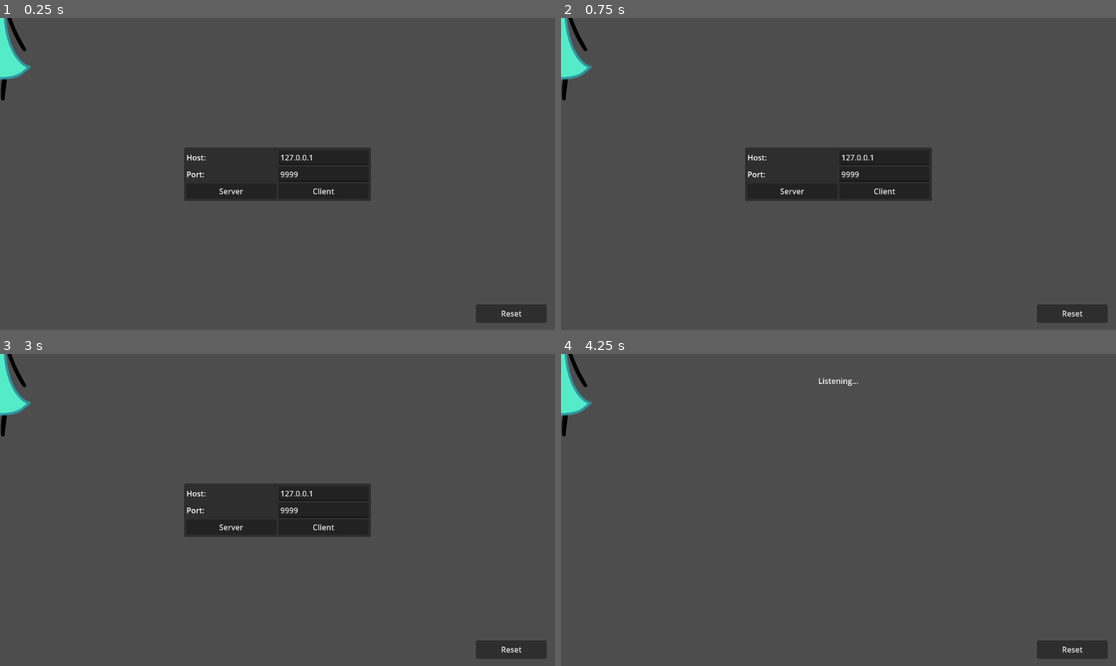
Above: before the commit, frames 1-4 (two rows, left to right).
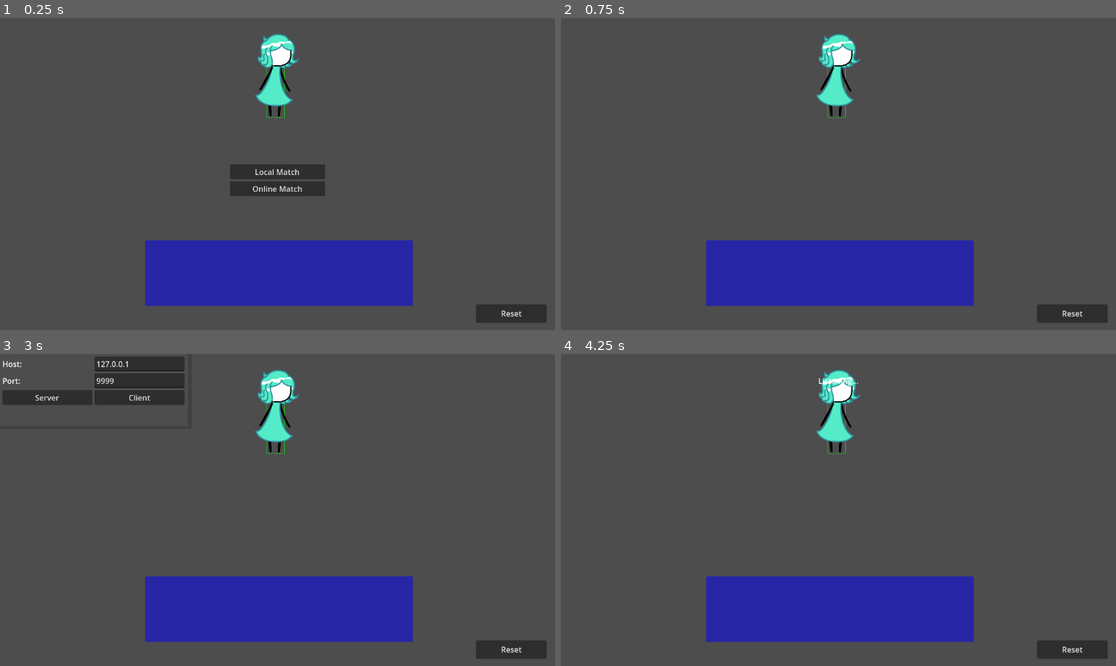
Above: after the commit, the same moments.

Repository: Patotatoman27/paperSlash
Game: Godot game, scene res://Scenes/MainGame/main.tscn
The game is run twice, just before and just after one commit, with the same random seed, the same clock (stepped at 60 frames per second) and the same inputs.
Inputs (mouse positions are in pixels of both pictures, inside the frame that each line leads up to):
- Up to frame 1 (0.25 s): no input
- Up to frame 2 (0.75 s): click (838, 170) at 0.5 s, where only the run after the commit has a clickable "Local Match"
- Up to frame 3 (3 s): click (321, 525) at 1.25 s, where only the run before the commit has a clickable "Client"; click "Reset" at 2 s; click (277, 525) at 2.75 s, where only the run after the commit has a clickable "Online Match"
- Up to frame 4 (4.25 s): click "Server" at 3.5 s

The runs differ from the first frame. In frame 1, 16% of the frame differs, in the area x 0-75%, y 0-93%; in frame 2, 18%; in frame 3, 20%; in frame 4, 12%.

Commit message:
Stage Collisions + Gravedad Fija

Diff:
--- a/Scenes/Characters/Mint.tscn
+++ b/Scenes/Characters/Mint.tscn
@@ -62,9 +62,18 @@
 "speed": 5.0
 }]
 
+[sub_resource type="RectangleShape2D" id="RectangleShape2D_gemsn"]
+size = Vector2(73, 267)
+
 [node name="Player1" type="Node2D" groups=["network_sync"]]
 script = ExtResource("1_gemsn")
 
 [node name="AnimatedSprite2D" type="AnimatedSprite2D" parent="."]
 sprite_frames = SubResource("SpriteFrames_hqk5u")
 animation = &"Idle"
+metadata/_edit_lock_ = true
+
+[node name="CollisionBox" type="CollisionShape2D" parent="."]
+visible = false
+position = Vector2(-7.5, 41.5)
+shape = SubResource("RectangleShape2D_gemsn")
--- a/Scenes/MainGame/main.tscn
+++ b/Scenes/MainGame/main.tscn
@@ -1,6 +1,7 @@
-[gd_scene load_steps=3 format=3 uid="uid://wmw35wk4nw7w"]
+[gd_scene load_steps=4 format=3 uid="uid://wmw35wk4nw7w"]
 
 [ext_resource type="Script" uid="uid://d03akmlnlji6i" path="res://Scripts/Main/main.gd" id="1_2peg6"]
+[ext_resource type="Script" uid="uid://dt81i7ucl0676" path="res://Scripts/Stages/test_stage_realTest.gd" id="2_6q51q"]
 [ext_resource type="PackedScene" uid="uid://rkdbyryukypr" path="res://Scenes/Characters/Mint.tscn" id="2_ohob2"]
 
 [node name="Main" type="Node"]
@@ -8,21 +9,37 @@
 
 [node name="CanvasLayer" type="CanvasLayer" parent="."]
 
-[node name="MainPanel" type="PanelContainer" parent="CanvasLayer"]
+[node name="MainMenu" type="VBoxContainer" parent="CanvasLayer"]
 anchors_preset = 8
 anchor_left = 0.5
 anchor_top = 0.5
 anchor_right = 0.5
 anchor_bottom = 0.5
-offset_left = -194.0
-offset_top = -55.5
-offset_right = 194.0
-offset_bottom = 55.5
+offset_left = -99.0
+offset_top = -20.0
+offset_right = 99.0
+offset_bottom = 46.0
 grow_horizontal = 2
 grow_vertical = 2
 
+[node name="Singleplayer" type="Button" parent="CanvasLayer/MainMenu"]
+layout_mode = 2
+size_flags_horizontal = 3
+text = "Local Match"
+
+[node name="Online" type="Button" parent="CanvasLayer/MainMenu"]
+layout_mode = 2
+size_flags_horizontal = 3
+text = "Online Match"
+
+[node name="MainPanel" type="Window" parent="CanvasLayer"]
+oversampling_override = 1.0
+size = Vector2i(390, 150)
+visible = false
+
 [node name="MarginContainer" type="MarginContainer" parent="CanvasLayer/MainPanel"]
-layout_mode = 2
+offset_right = 388.0
+offset_bottom = 111.0
 theme_override_constants/margin_left = 5
 theme_override_constants/margin_top = 5
 theme_override_constants/margin_right = 5
@@ -84,10 +101,22 @@
 
 [node name="World" type="Node2D" parent="."]
 
+[node name="Stage" type="Node2D" parent="World"]
+
+[node name="TestStage" type="Node2D" parent="World/Stage"]
+script = ExtResource("2_6q51q")
+
 [node name="Player1" parent="World" instance=ExtResource("2_ohob2")]
+position = Vector2(0, -410)
 
 [node name="Player2" parent="World" instance=ExtResource("2_ohob2")]
+position = Vector2(0, -410)
 
+[node name="Camera2D" type="Camera2D" parent="World"]
+zoom = Vector2(0.5, 0.5)
+
+[connection signal="pressed" from="CanvasLayer/MainMenu/Singleplayer" to="." method="_on_singleplayer_pressed"]
+[connection signal="pressed" from="CanvasLayer/MainMenu/Online" to="." method="_on_online_pressed"]
 [connection signal="pressed" from="CanvasLayer/MainPanel/MarginContainer/Panel/ServerButton" to="." method="_on_server_button_pressed"]
 [connection signal="pressed" from="CanvasLayer/MainPanel/MarginContainer/Panel/ClientButton" to="." method="_on_client_button_pressed"]
 [connection signal="pressed" from="CanvasLayer/Reset" to="." method="_on_reset_pressed"]
--- a/Scripts/Main/main.gd
+++ b/Scripts/Main/main.gd
@@ -1,7 +1,7 @@
 extends Node
 
 const LOGFILEDIRECTORY = "user://detailed_logs";
-var loggingEnabled := true;
+var loggingEnabled := false;
 
 @onready var host: LineEdit = $CanvasLayer/MainPanel/MarginContainer/Panel/Host
 @onready var port: LineEdit = $CanvasLayer/MainPanel/MarginContainer/Panel/Port
@@ -9,8 +9,9 @@
 @onready var clientButton: Button = $CanvasLayer/MainPanel/MarginContainer/Panel/ClientButton
 @onready var message: Label = $CanvasLayer/Message
 @onready var syncLabel: Label = $CanvasLayer/SyncLabel
-@onready var mainPanel: PanelContainer = $CanvasLayer/MainPanel
+@onready var mainPanel: Window = $CanvasLayer/MainPanel
 @onready var reset: Button = $CanvasLayer/Reset
+@onready var mainMenu: VBoxContainer = $CanvasLayer/MainMenu
 
 @onready var player1: Node2D = $"World/Player1"
 @onready var player2: Node2D = $"World/Player2"
@@ -119,7 +120,16 @@
 		multiplayer.multiplayer_peer = null
 	get_tree().reload_current_scene()
 
-func setup_match_for_replay(my_peer_id : int, peer_ids : Array, match_info: Dictionary):
+func setup_match_for_replay(_my_peer_id : int, _peer_ids : Array, _match_info: Dictionary):
 	print("Inicio de Replay")
+	mainMenu.visible = false;
 	mainPanel.visible = false;
 	reset.visible = false;
+
+
+func _on_singleplayer_pressed() -> void:
+	mainMenu.visible = false;
+
+func _on_online_pressed() -> void:
+	mainMenu.visible = false;
+	mainPanel.visible = true;
--- a/Scripts/Players/playerScript.gd
+++ b/Scripts/Players/playerScript.gd
@@ -1,6 +1,21 @@
 extends Node2D
 
-var speed := 8;
+@onready var stage: Node2D = $"../Stage/TestStage"
+
+var velocity : Vector2
+var grounded := false
+const gravity = 0.1
+var speed := 8
+
+# Constantes para el jugador
+const PLAYER_SIZE = Vector2(73, 267)
+const PLAYER_OFFSET = Vector2(-7.5, 41.5) # offset desde la posición real del nodo
+
+# Collision box
+var playerRect: Rect2
+
+func _ready():
+	_updatePlayerRect()
 
 func _get_local_input() -> Dictionary:
 	var inputVector = Input.get_vector("ui_left", "ui_right", "ui_up", "ui_down")
@@ -11,11 +26,81 @@
 
 func _network_process(input: Dictionary) -> void:
 	position += input.get("inputVector", Vector2.ZERO) * speed
+	_updatePlayerRect()
+	physics_step()
 
 func _save_state() -> Dictionary:
 	return {
 		position = position,
+		velocity = velocity,
+		grounded = grounded,
 	}
 
 func _load_state(state: Dictionary):
 	position = state["position"]
+	velocity = state["velocity"]
+	grounded = state["grounded"]
+	_updatePlayerRect()
+
+func _updatePlayerRect():
+	# Player rect centrado en la posición del nodo + offset
+	playerRect = Rect2(position + PLAYER_OFFSET - PLAYER_SIZE/2, PLAYER_SIZE)
+
+func physics_step():
+	apply_gravity();
+	_updatePlayerRect();
+	resolveCollisions()
+	updateGrounded()
+
+func apply_gravity():
+	position.y += 1
+
+func resolveCollisions():
+	for f in stage.floorRectangles:
+		var floorGlobal = Rect2(f.position + stage.position, f.size)
+
+		if playerRect.intersects(floorGlobal):
+
+			var playerCenter = playerRect.position + playerRect.size / 2
+			var floorCenter = floorGlobal.position + floorGlobal.size / 2
+
+			var dx = playerCenter.x - floorCenter.x
+			var dy = playerCenter.y - floorCenter.y
+
+			var overlapX = (playerRect.size.x / 2 + floorGlobal.size.x / 2) - abs(dx)
+			var overlapY = (playerRect.size.y / 2 + floorGlobal.size.y / 2) - abs(dy)
+
+			# Resolver por el eje de menor penetración
+			if overlapX < overlapY:
+				# Horizontal
+				if dx > 0:
+					playerRect.position.x += overlapX
+				else:
+					playerRect.position.x -= overlapX
+			else:
+				# Vertical (piso o techo)
+				if dy > 0:
+					# debajo → empujar hacia abajo (techo)
+					playerRect.position.y += overlapY
+				else:
+					# arriba → empujar hacia arriba (piso)
+					playerRect.position.y -= overlapY
+
+	# sincronizar posición del nodo
+	position = playerRect.position + PLAYER_SIZE/2 - PLAYER_OFFSET
+
+
+func updateGrounded():
+	grounded = false
+	for f in stage.floorRectangles:
+		var floorGlobal = Rect2(f.position + stage.position, f.size)
+		if playerRect.position.y + playerRect.size.y == floorGlobal.position.y:
+			grounded = true
+			break
+
+func _draw():
+	var local_rect = Rect2(
+		playerRect.position - global_position,
+		playerRect.size
+	)
+	draw_rect(local_rect, Color(0, 1, 0, 0.5), false, 2)
--- /dev/null
+++ b/Scripts/Stages/test_stage_realTest.gd
@@ -0,0 +1,11 @@
+extends Node2D
+
+#Stage Collision //Posicion, Dimensiones, Dimensiones
+var floorRectangles = [
+	Rect2(Vector2(6, 412) - Vector2(1113, 271)/2, Vector2(1113, 271)),
+]
+
+func _draw():
+	# Dibujar pisos
+	for f in floorRectangles:
+		draw_rect(f, Color(0, 0, 1, 0.5), true)
Not shown: 1 places in Scenes/Characters/Mint.tscn that only renumber resources
Not shown, added: Scripts/Stages/test_stage_realTest.gd.uid
